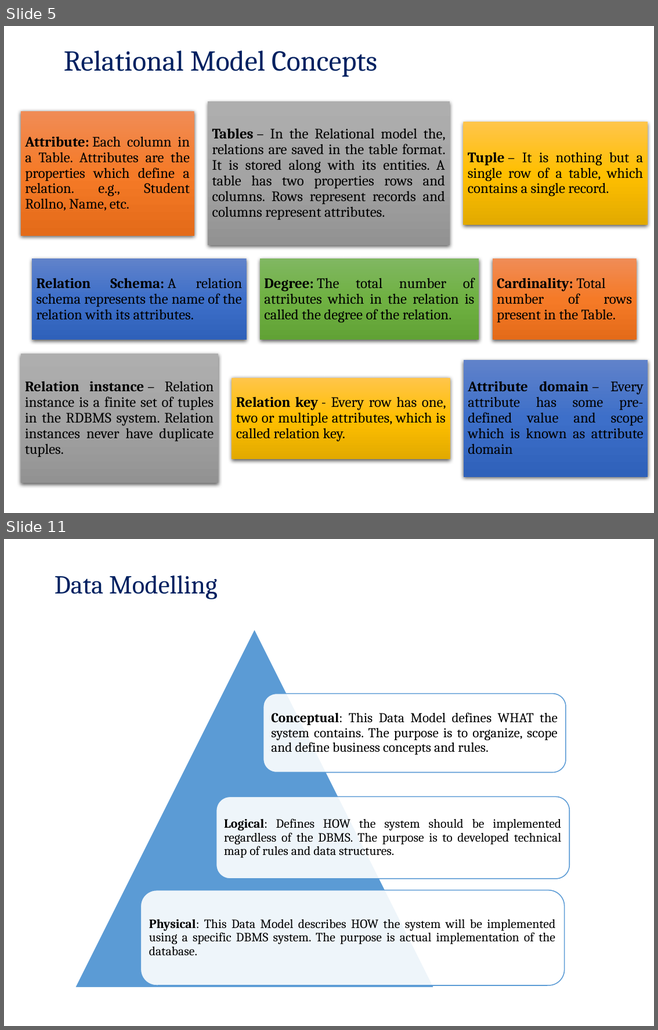
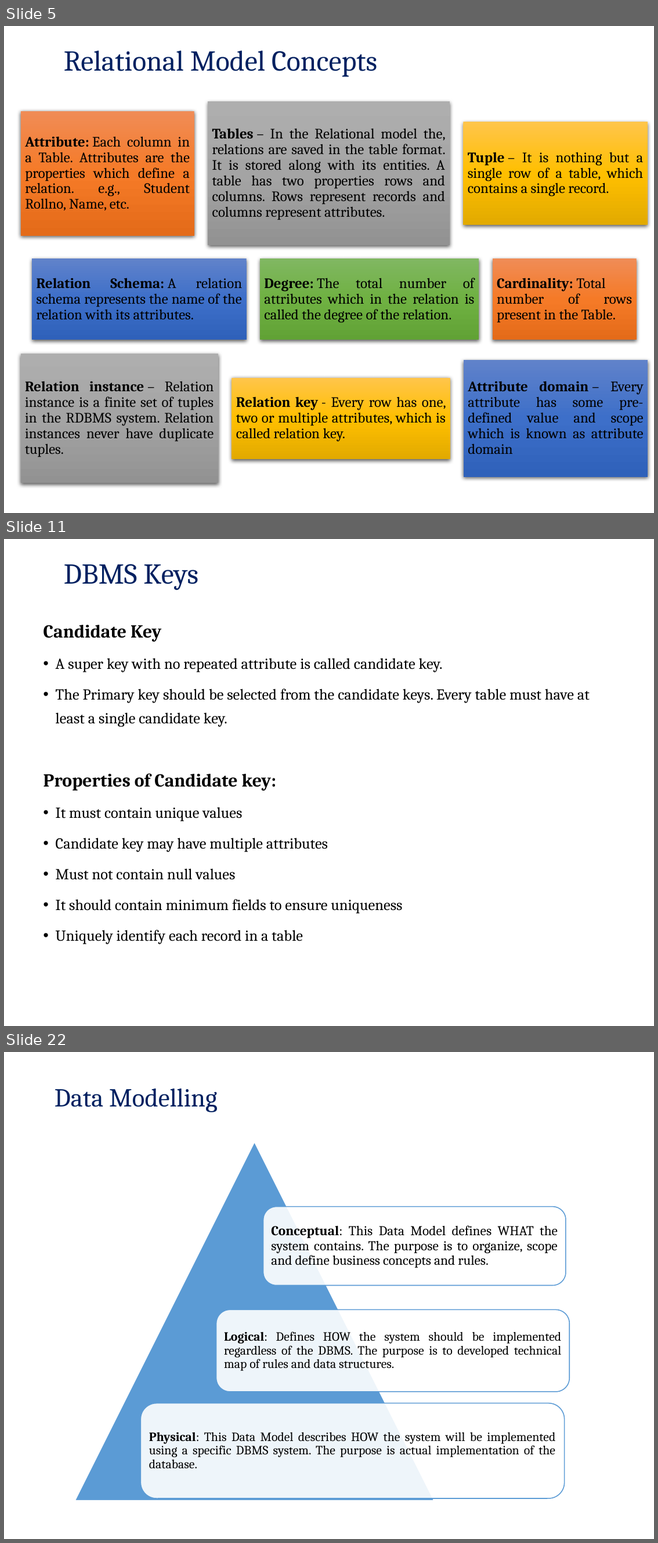
Before and after one commit to pankajfri/Training-Materials, a slide deck: Advanced Web Technologies/Database Concepts/Session2.pptx. Shown one above the other, each under a label of ours: slides 5 and 11 before the commit, slides 5, 11 and 22 after it; the slides between them are not shown. The pictures are 658x1030 and 658x1543 pixels, drawn with LibreOffice and Linux fonts; fonts in the diff are those of the drawing; background and template pictures are left out. Boxes give left, top, right and bottom in pixels: in the first picture for what was removed or moved away, otherwise in the second. Text is boxed around its words. In the diff, an @@ line names an element or a change of style, - is before the commit and + after.

Commit message:
dbms session 2

```diff
--- a/Advanced Web Technologies/Database Concepts/Session2.pptx
+++ b/Advanced Web Technologies/Database Concepts/Session2.pptx
@@ slide 11 added at [4, 539, 654, 1026], background picture (left out) @@
@@ title added at [64, 564, 198, 590], 32 pt, text #002060 @@
+DBMS Keys
@@ text added at [43, 625, 589, 944], 17 pt, text #000000 @@
+Candidate Key
+• A super key with no repeated attribute is called candidate key.
+• The Primary key should be selected from the candidate keys. Every table must have at least a single candidate key.
+Properties of Candidate key:
+• It must contain unique values
+• Candidate key may have multiple attributes
+• Must not contain null values
+• It should contain minimum fields to ensure uniqueness
+• Uniquely identify each record in a table
@@ what was slide 11 is now slide 22 @@
```
Also in this commit, not shown: 4 slides changed, 12 other slides added, 2 slides removed, 9 other files.
